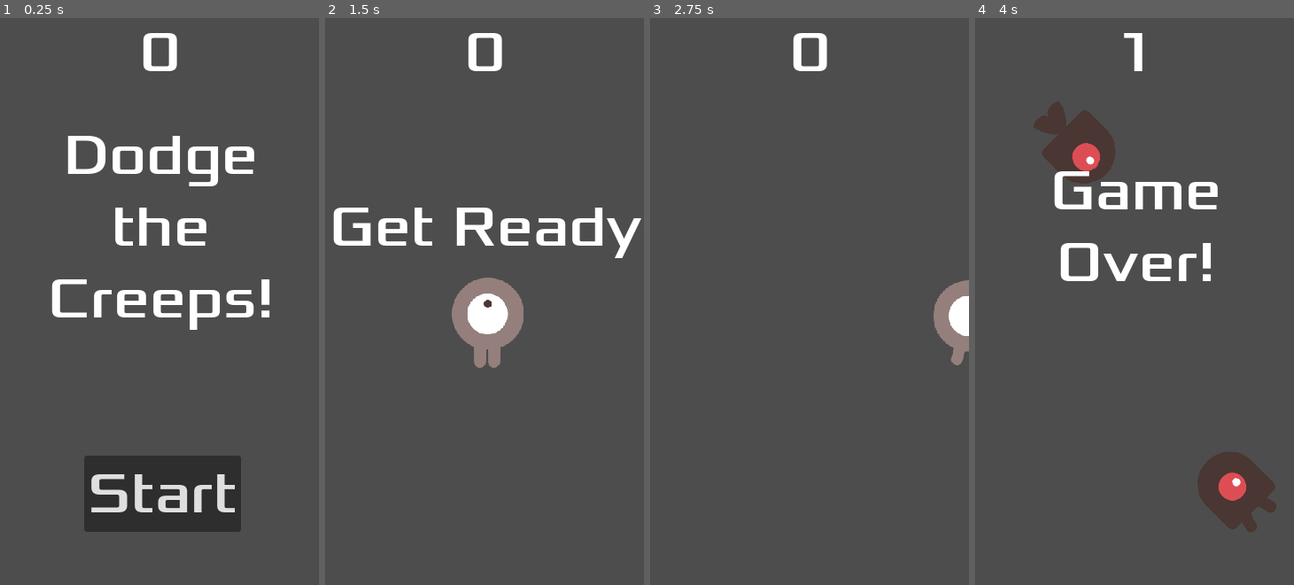
Above: before the commit, frames 1-4 (left to right).
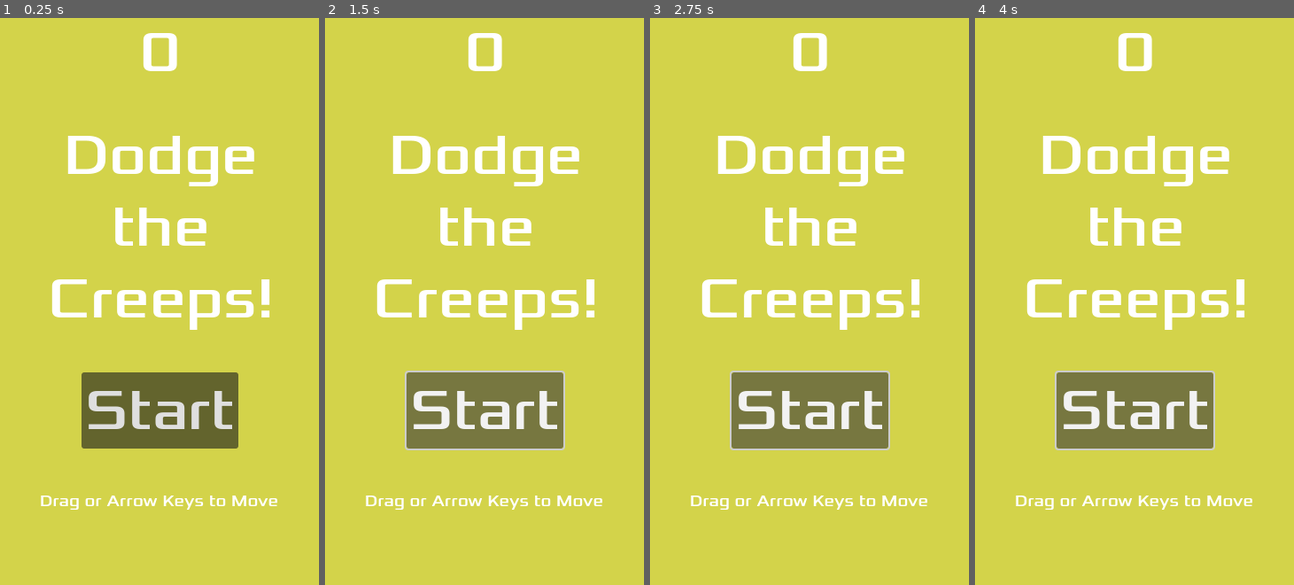
Above: after the commit, the same moments.

Repository: Rishabh-Chhangani/Dodge-The-Creeps
Game: Godot game, scene res://Scene/main.tscn
The game is run twice, just before and just after one commit, with the same random seed, the same clock (stepped at 60 frames per second) and the same inputs.
Inputs (mouse positions are in pixels of both pictures, inside the frame that each line leads up to):
- Up to frame 1 (0.25 s): no input
- Up to frame 2 (1.5 s): click "Start" at 0.5 s; click (484, 409) at 1.25 s, where only the run after the commit has a clickable "Start"
- Up to frame 3 (2.75 s): tap Enter at 2 s; hold Right (move_right) from 2.03 s (still down)
- Up to frame 4 (4 s): release Right (move_right) at 2.78 s; hold Down (move_down) 2.78-3.53 s; hold Right (move_right) from 3.53 s (still down)

The runs differ from the first frame. In frame 1, 96% of the frame differs, in the area x 0-100%, y 0-100%; in frame 2, 99%; in frame 3, 100%; in frame 4, 100%.

Commit message:
feat: add touch controls, game-over flow, and gameplay polish

Diff:
--- /dev/null
+++ b/Scene/game_over.tscn
@@ -0,0 +1,77 @@
+[gd_scene load_steps=3 format=3 uid="uid://ydouojfa81at"]
+
+[ext_resource type="Script" uid="uid://iw5snuw6nbwa" path="res://script/game_over.gd" id="1_game_over"]
+
+[sub_resource type="StyleBoxFlat" id="StyleBoxFlat_panel"]
+content_margin_left = 28.0
+content_margin_top = 24.0
+content_margin_right = 28.0
+content_margin_bottom = 24.0
+bg_color = Color(0.08, 0.09, 0.13, 0.96)
+border_width_left = 2
+border_width_top = 2
+border_width_right = 2
+border_width_bottom = 2
+border_color = Color(0.45, 0.55, 0.7, 1)
+corner_radius_top_left = 12
+corner_radius_top_right = 12
+corner_radius_bottom_right = 12
+corner_radius_bottom_left = 12
+
+[node name="GameOver" type="CanvasLayer"]
+layer = 2
+script = ExtResource("1_game_over")
+
+[node name="Overlay" type="Control" parent="."]
+layout_mode = 3
+anchors_preset = 15
+anchor_right = 1.0
+anchor_bottom = 1.0
+grow_horizontal = 2
+grow_vertical = 2
+
+[node name="Background" type="ColorRect" parent="Overlay"]
+layout_mode = 1
+anchors_preset = 15
+anchor_right = 1.0
+anchor_bottom = 1.0
+grow_horizontal = 2
+grow_vertical = 2
+mouse_filter = 2
+color = Color(0, 0, 0, 0.65)
+
+[node name="CenterContainer" type="CenterContainer" parent="Overlay"]
+layout_mode = 1
+anchors_preset = 15
+anchor_right = 1.0
+anchor_bottom = 1.0
+grow_horizontal = 2
+grow_vertical = 2
+
+[node name="Panel" type="PanelContainer" parent="Overlay/CenterContainer"]
+layout_mode = 2
+theme_override_styles/panel = SubResource("StyleBoxFlat_panel")
+
+[node name="Buttons" type="VBoxContainer" parent="Overlay/CenterContainer/Panel"]
+layout_mode = 2
+theme_override_constants/separation = 20
+
+[node name="Title" type="Label" parent="Overlay/CenterContainer/Panel/Buttons"]
+layout_mode = 2
+theme_override_font_sizes/font_size = 34
+text = "Game Over"
+horizontal_alignment = 1
+
+[node name="ScoreLabel" type="Label" parent="Overlay/CenterContainer/Panel/Buttons"]
+layout_mode = 2
+theme_override_font_sizes/font_size = 22
+text = "Score: 0"
+horizontal_alignment = 1
+
+[node name="RestartButton" type="Button" parent="Overlay/CenterContainer/Panel/Buttons"]
+custom_minimum_size = Vector2(220, 64)
+layout_mode = 2
+theme_override_font_sizes/font_size = 24
+text = "Restart"
+
+[connection signal="pressed" from="Overlay/CenterContainer/Panel/Buttons/RestartButton" to="." method="_on_restart_button_pressed"]
--- a/Scene/hud.tscn
+++ b/Scene/hud.tscn
@@ -45,16 +45,16 @@
 vertical_alignment = 1
 autowrap_mode = 2
 
-[node name="StartButoon" type="Button" parent="."]
+[node name="StartButton" type="Button" parent="."]
 anchors_preset = 7
 anchor_left = 0.5
 anchor_top = 1.0
 anchor_right = 0.5
 anchor_bottom = 1.0
-offset_left = -85.0
-offset_top = -146.0
-offset_right = 92.0
-offset_bottom = -60.0
+offset_left = -88.5
+offset_top = -240.0
+offset_right = 88.5
+offset_bottom = -154.0
 grow_horizontal = 2
 grow_vertical = 0
 theme_override_fonts/font = ExtResource("2_fmoiy")
@@ -63,9 +63,28 @@
 shortcut_feedback = false
 text = "Start"
 
+[node name="InstructionLabel" type="Label" parent="."]
+anchors_preset = 7
+anchor_left = 0.5
+anchor_top = 1.0
+anchor_right = 0.5
+anchor_bottom = 1.0
+offset_left = -160.0
+offset_top = -120.0
+offset_right = 160.0
+offset_bottom = -70.0
+grow_horizontal = 2
+grow_vertical = 0
+theme_override_fonts/font = ExtResource("2_fmoiy")
+theme_override_font_sizes/font_size = 18
+text = "Drag or Arrow Keys to Move"
+horizontal_alignment = 1
+vertical_alignment = 1
+autowrap_mode = 2
+
 [node name="MessageTimer" type="Timer" parent="."]
 wait_time = 2.0
 one_shot = true
 
-[connection signal="pressed" from="StartButoon" to="." method="_on_start_butoon_pressed"]
+[connection signal="pressed" from="StartButton" to="." method="_on_start_button_pressed"]
 [connection signal="timeout" from="MessageTimer" to="." method="_on_message_timer_timeout"]
--- a/Scene/main.tscn
+++ b/Scene/main.tscn
@@ -6,24 +6,31 @@
 [ext_resource type="PackedScene" uid="uid://c2cwchqdpt3n5" path="res://Scene/hud.tscn" id="4_2wwxx"]
 [ext_resource type="AudioStream" uid="uid://c5aj8ehjt5ybv" path="res://art/House In a Forest Loop.ogg" id="5_3amdw"]
 [ext_resource type="AudioStream" uid="uid://dhvk34e70eme4" path="res://art/gameover.wav" id="6_1xcnr"]
+[ext_resource type="PackedScene" uid="uid://ydouojfa81at" path="res://Scene/game_over.tscn" id="7_game_over"]
 
 [sub_resource type="Curve2D" id="Curve2D_7mycd"]
 _data = {
-"points": PackedVector2Array(0, 0, 0, 0, 0, 0, 0, 0, 0, 0, 360, 0, 0, 0, 0, 0, 360, 640, 0, 0, 0, 0, 0, 640, 0, 0, 0, 0, 0, 0)
+"points": PackedVector2Array(0, 0, 0, 0, 0, -87, 0, 0, 0, 0, 358, -87, 0, 0, 0, 0, 356, 554, 0, 0, 0, 0, 2, 553, 0, 0, 0, 0, 0, 0)
 }
 point_count = 5
 
 [node name="Main" type="Node2D"]
 script = ExtResource("1_r34rm")
 mob_scene = ExtResource("2_2wwxx")
+game_over_scene = ExtResource("7_game_over")
 
 [node name="ColorRect" type="ColorRect" parent="."]
 anchors_preset = 15
 anchor_right = 1.0
 anchor_bottom = 1.0
+offset_right = 360.0
+offset_bottom = 640.0
 grow_horizontal = 2
 grow_vertical = 2
 color = Color(0.82572967, 0.82633895, 0.2907587, 1)
+
+[node name="Camera2D" type="Camera2D" parent="."]
+anchor_mode = 0
 
 [node name="Player" parent="." instance=ExtResource("3_3amdw")]
 position = Vector2(224, 360)
@@ -45,6 +52,7 @@
 curve = SubResource("Curve2D_7mycd")
 
 [node name="MobSpawnLocation" type="PathFollow2D" parent="MobPath"]
+position = Vector2(0, -87)
 
 [node name="HUD" parent="." instance=ExtResource("4_2wwxx")]
 
@@ -59,5 +67,4 @@
 [connection signal="timeout" from="MobTimer" to="." method="_on_mob_timer_timeout"]
 [connection signal="timeout" from="ScoreTimer" to="." method="_on_score_timer_timeout"]
 [connection signal="timeout" from="StartTimer" to="." method="_on_start_timer_timeout"]
-[connection signal="start_game" from="HUD" to="." method="_on_hud_start_game"]
 [connection signal="start_game" from="HUD" to="." method="new_game"]
--- a/Scene/mob.tscn
+++ b/Scene/mob.tscn
@@ -73,7 +73,7 @@
 height = 102.0
 
 [node name="Mob" type="RigidBody2D" groups=["mobs"]]
-position = Vector2(115, 265)
+position = Vector2(179, 327)
 collision_mask = 0
 gravity_scale = 0.0
 script = ExtResource("1_je71b")
--- a/Scene/player.tscn
+++ b/Scene/player.tscn
@@ -64,4 +64,18 @@
 [node name="CollisionShape2D" type="CollisionShape2D" parent="."]
 shape = SubResource("CapsuleShape2D_p6qlh")
 
+[node name="DeathParticles" type="CPUParticles2D" parent="."]
+emitting = false
+amount = 32
+lifetime = 0.6
+one_shot = true
+explosiveness = 1.0
+spread = 180.0
+gravity = Vector2(0, 0)
+initial_velocity_min = 120.0
+initial_velocity_max = 220.0
+scale_amount_min = 3.0
+scale_amount_max = 6.0
+color = Color(1, 0.5, 0.2, 1)
+
 [connection signal="body_entered" from="." to="." method="_on_body_entered"]
Not shown: 1 places in Scene/main.tscn that only renumber resources
